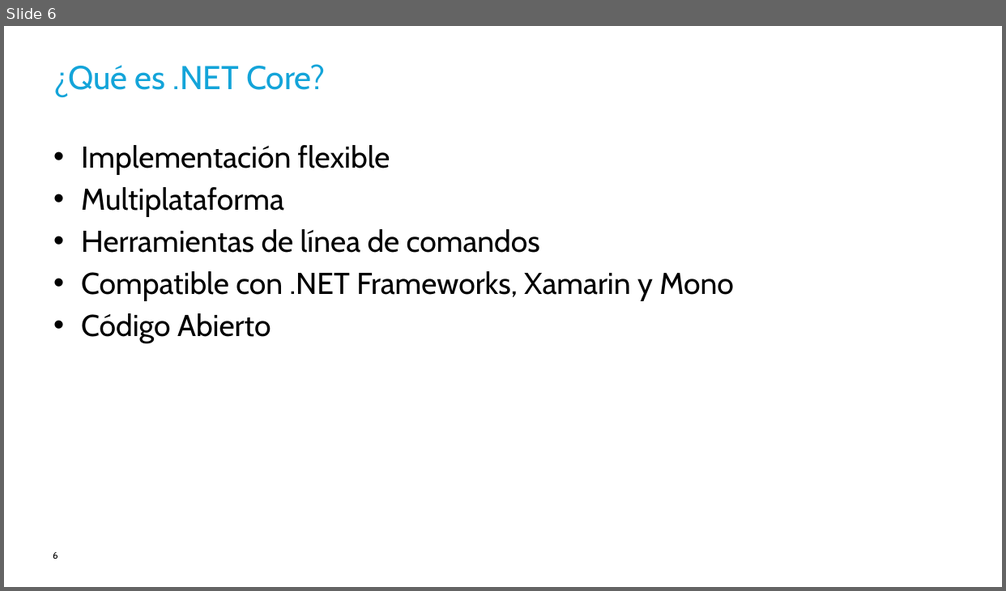
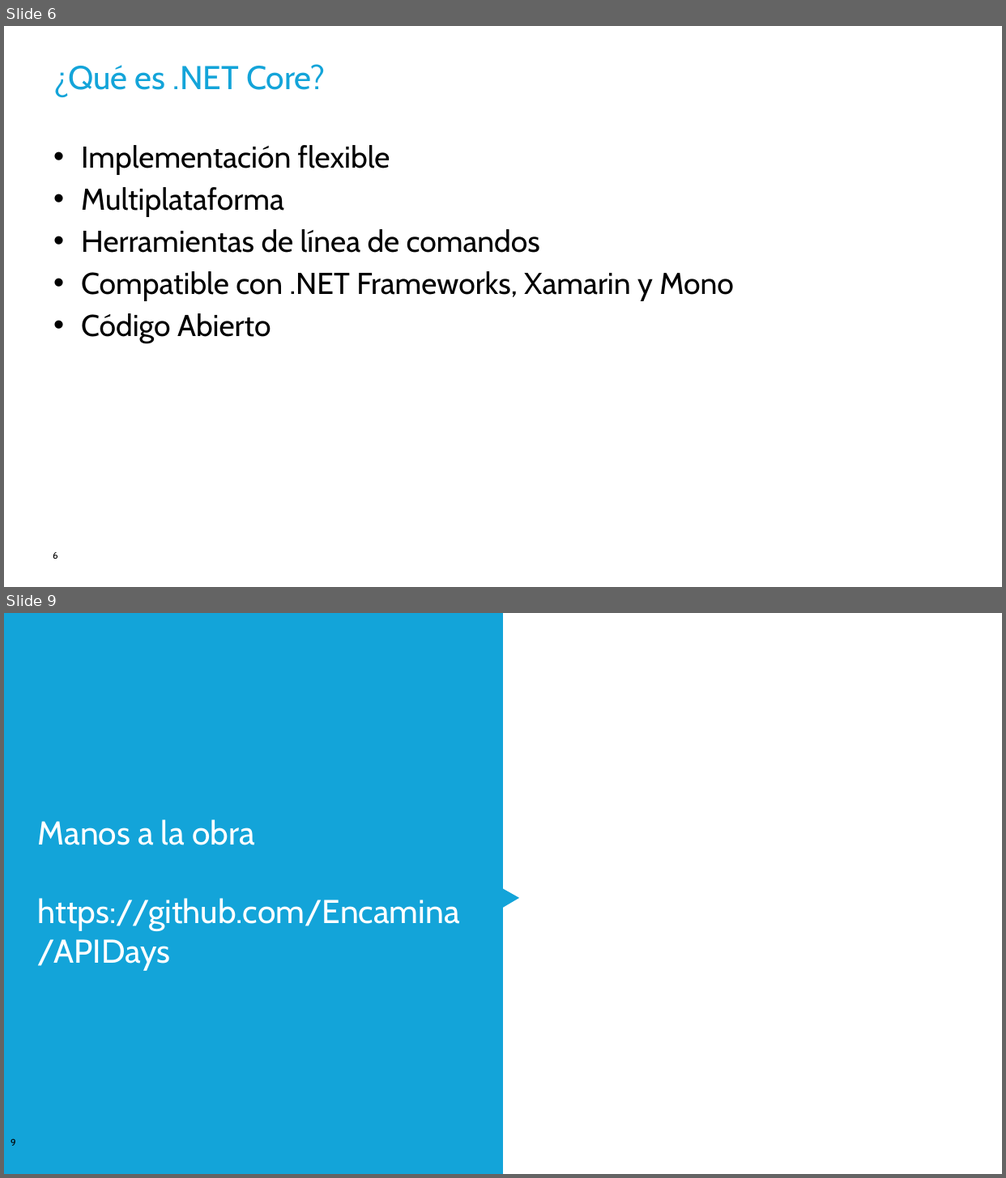
Before and after one commit to Encamina/APIDays, a slide deck: PPT/Como montar una WebAPI en ASP.pptx. Shown one above the other, each under a label of ours: slide 6 before the commit, slides 6 and 9 after it; the slides between them are not shown. The pictures are 1006x591 and 1006x1178 pixels, drawn with LibreOffice and Linux fonts; fonts in the diff are those of the drawing; background and template pictures are left out. Boxes give left, top, right and bottom in pixels: in the first picture for what was removed or moved away, otherwise in the second. Text is boxed around its words. In the diff, an @@ line names an element or a change of style, - is before the commit and + after.

```diff
--- a/PPT/Como montar una WebAPI en ASP.pptx
+++ b/PPT/Como montar una WebAPI en ASP.pptx
@@ slide 9 added at box(4, 613, 1002, 1174), background #FFFFFF @@
@@ rectangle added at box(4, 613, 503, 1174), fill #13A4D9 @@
@@ title added at box(38, 820, 460, 971), 35 pt, text #FFFFFF @@
+Manos a la obra
+https://github.com/Encamina/APIDays
@@ triangle added at box(471, 871, 519, 917), fill #13A4D9 @@
@@ page number added at box(10, 1139, 16, 1146), 10 pt, text #000000 @@
+9
```
Also in this commit, not shown: 2 other slides added.
